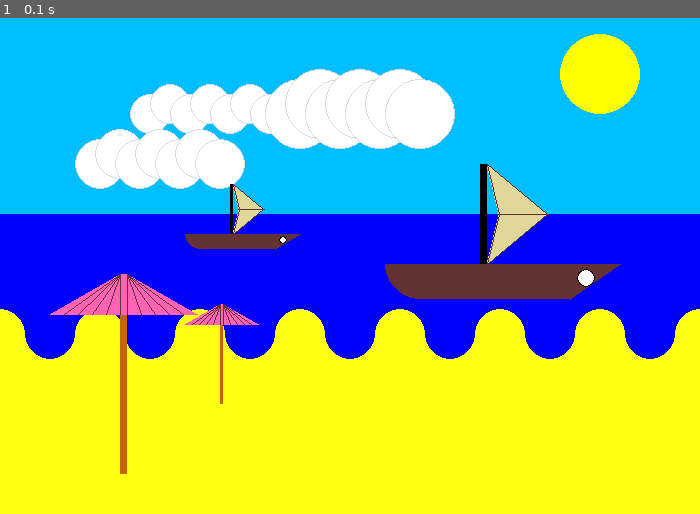
Above: before the commit, frame 1.
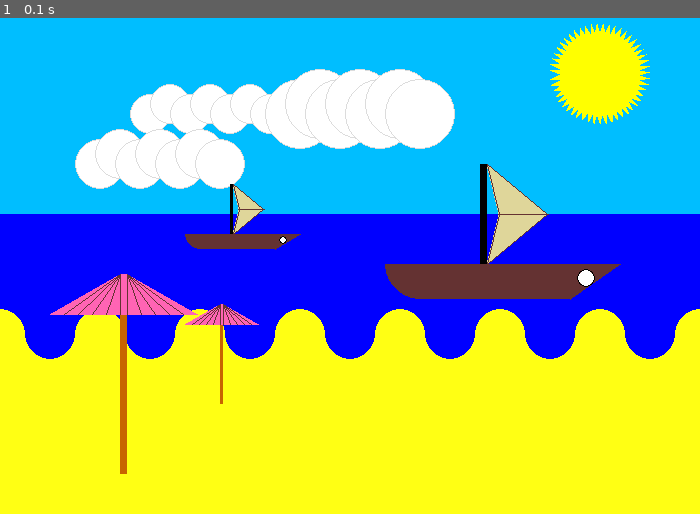
Above: after the commit, the same moment.

Repository: MikhailChekal/infa_2020_chekal
Game: pygame game, started from Pygame_2/1.py
Same seed, same stepped clock (60 frames per second), same inputs: the game is played once before the commit and once after it.
Inputs:
- Up to frame 1 (0.1 s): no input

The runs differ from the first frame. In frame 1, 0.5% of the frame differs, in the area x 78-93%, y 1-22%.

Commit message:
Update 1.py

Diff:
--- a/Pygame_2/1.py
+++ b/Pygame_2/1.py
@@ -1,9 +1,10 @@
 """
 Program by Tsurkis Vera, refactored by Chekal Mikhail
-02.10.2020
+The original program was also improved by adding sun rays
 """
 
 import pygame
+import math
 from pygame.draw import *
 
 pygame.init()
@@ -27,19 +28,17 @@
 
 ########################################################################################################################
 
-# фон рисунка
-def background(sky_colour, sea_colour, sand_colour, x_wave, y_wave, r_wave):
+def background(sky_colour, sand_colour, x_wave, y_wave, r_wave):
     """
     Функция рисует небо, море и пляж
     :param r_wave: Радиус волны
     :param y_wave: Центр первой волны по x
     :param x_wave: Центр первой волны по y
     :param sky_colour: Цвет неба
-    :param sea_colour: Цвет моря
     :param sand_colour: Цвет песка
     """
     screen.fill(sky_colour)
-    rect(screen, sea_colour, (0, 200, 700, 120))
+    rect(screen, BLUE, (0, 200, 700, 120))
     rect(screen, sand_colour, (0, 320, 700, 180))
     wave_number = int(700 / (4 * r_wave)) + 1
     for _ in range(wave_number):
@@ -58,9 +57,48 @@
     circle(screen, SUN_YELLOW, (x_sun, y_sun), r_sun)
 
 
+def sun_rays(x_sun, y_sun, angle, r_sun, r_rays):
+    """
+    Функция рисует лучи солнца
+    :param x_sun: центр солнца по x
+    :param y_sun: центр солнца по y
+    :param angle: угол между лучами
+    :param r_sun: радиус солнца
+    :param r_rays: внешний радиус лучей
+    """
+    inner_circle = []
+    outer_circle = []
+    rays = []
+    # в список вносятся координаты начала лучей
+    for _ in range(int(360 / angle) + 1):
+        x = r_sun * math.cos(angle * _ / 180 * math.pi)
+        if (angle * _) <= 180:
+            y = y_sun - math.sqrt(r_sun ** 2 - x ** 2)
+        else:
+            y = y_sun + math.sqrt(r_sun ** 2 - x ** 2)
+        inner_circle.append([x_sun - x, y])
+
+    # в новый список вносятся координаты концов лучей
+    for _ in range(int(360 / angle) + 1):
+        x = r_rays * math.cos((angle / 2 + angle * _) / 180 * math.pi)
+        if (angle * _) <= 180:
+            y = y_sun - math.sqrt(r_rays ** 2 - x ** 2)
+        else:
+            y = y_sun + math.sqrt(r_rays ** 2 - x ** 2)
+        outer_circle.append([x_sun - x, y])
+
+    # строится список с вершинами в точках из двух списков
+    for _ in range(int(360 / angle)):
+        rays.append(inner_circle[_])
+        rays.append(outer_circle[_])
+
+    polygon(screen, SUN_YELLOW, rays, 0)
+    return inner_circle
+
+
 def cloud(x_cl, y_cl, r_cl, delta_x, delta_y, cloud_size):
     """
-    Функция рисует облако из нескольких кругов со сдвигом по x на
+    Функция рисует облако из нескольких кругов
     :param x_cl: Координата центра первого круга
     :param y_cl: Координата центра первого круга
     :param r_cl: Радиус кругов
@@ -75,9 +113,9 @@
         y_cl -= delta_y * (-1) ** _
 
 
-# umbrella
 def umbrella(x_um, y_um, width_rect_um, height_rect_um, width_polygon_um, height_polygon_um, colour_um):
     """
+    Функция рисует зонт
     :param x_um: Координата центра зонта по x
     :param y_um: Координата центра зонта по y
     :param width_rect_um: Ширина ножки зонта
@@ -102,9 +140,9 @@
              (x_um + width_rect_um + width_polygon_um - width_polygon_um * (_ + 1) / 5, y_um + height_polygon_um))
 
 
-# ship
 def ship(x_ship, y_ship, width_ship, height_ship, width_mast, height_mast, width_sail):
     """
+    Функция рисует корабль
     :param x_ship: Координата левого верхнего угла корпуса по x
     :param y_ship: Координата левого верхнего угла корпуса по y
     :param width_ship: Ширина корпуса
@@ -136,7 +174,7 @@
     # рисует корму корабля
     circle(screen, DARK_BROWN, (x_ship, y_ship), height_ship)
     # рисует прямоугольник, закрывающий верхнюю часть кормы
-    rect(screen, (0, 0, 255), (x_ship - height_ship, y_ship - height_ship, 2 * height_ship, height_ship))
+    rect(screen, BLUE, (x_ship - height_ship, y_ship - height_ship, 2 * height_ship, height_ship))
     # рисует нос корабля
     polygon(screen, DARK_BROWN, ship_nose_coordinates)
     # рисует глаз корабля
@@ -154,7 +192,7 @@
 
 
 # вызов функций, рисует все части картинки
-background(LIGHT_BLUE, BLUE, SAND_YELLOW, 0, 320, 25)
+background(LIGHT_BLUE, SAND_YELLOW, 0, 320, 25)
 sun(600, 60, 40)
 cloud(150, 100, 20, 20, 10, 7)
 cloud(100, 150, 25, 20, 10, 7)
@@ -163,7 +201,7 @@
 umbrella(220, 290, 3, 100, 35, 20, PINK)
 ship(420, 250, 150, 35, 7, 100, 60)
 ship(200, 220, 75, 15, 3, 50, 30)
-
+sun_rays(600, 60, 7, 40, 50)
 ########################################################################################################################
 
 pygame.display.update()
